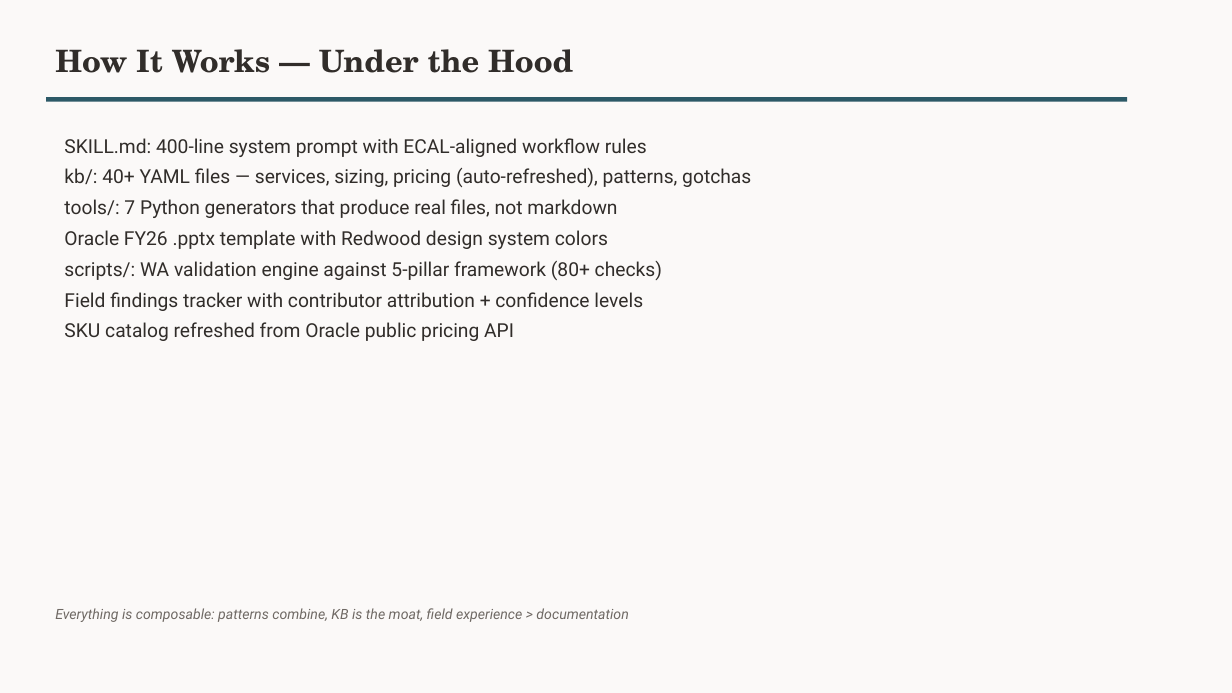
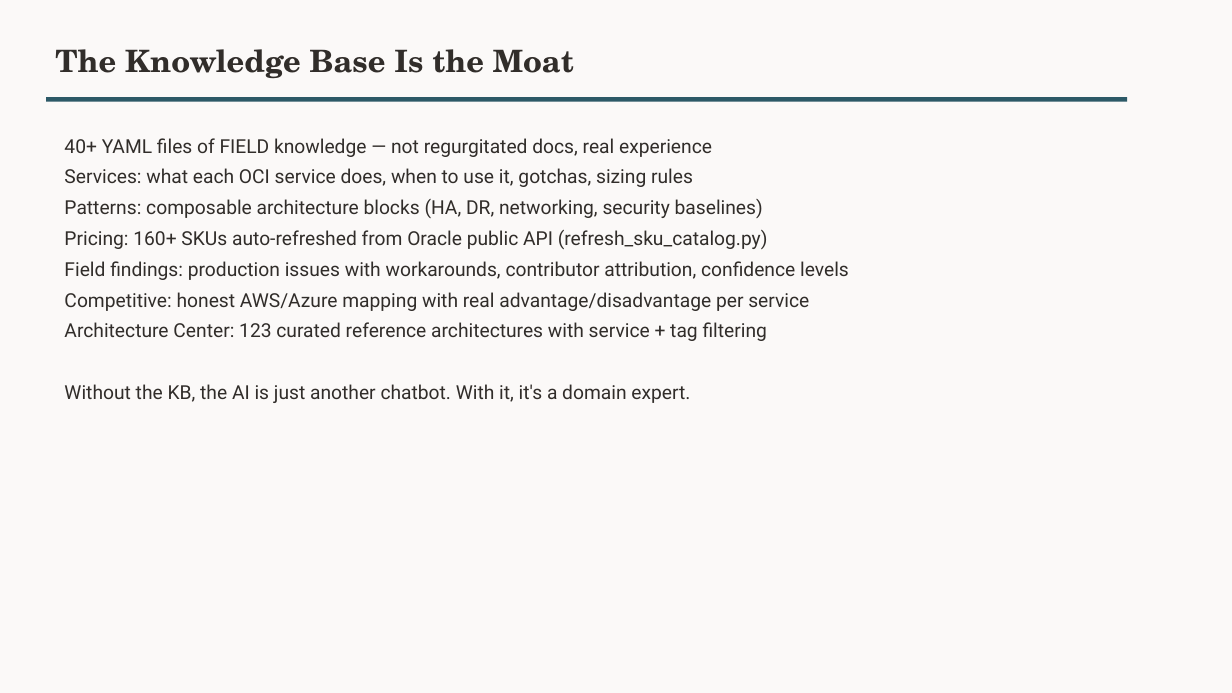
Before and after one commit to Diegoecab/oci-deal-accelerator, a slide deck: slide 8 of examples/output-demo-pharma-mx/demo-presentation.pptx. Drawn at 1232x693 pixels with LibreOffice and Linux fonts; fonts in the diff are those of the drawing; background and template pictures are left out. Boxes give left, top, right and bottom in pixels: in the first picture for what was removed or moved away, otherwise in the second. Text is boxed around its words. In the diff, an @@ line names an element or a change of style, - is before the commit and + after.

```diff
--- a/examples/output-demo-pharma-mx/demo-presentation.pptx
+++ b/examples/output-demo-pharma-mx/demo-presentation.pptx
@@ text at bbox=[55, 49, 574, 79]: text changed @@
-How It Works — Under the Hood
+The Knowledge Base Is the Moat
@@ text at bbox=[64, 138, 849, 403]: text changed @@
-SKILL.md: 400-line system prompt with ECAL-aligned workflow rules
-kb/: 40+ YAML files — services, sizing, pricing (auto-refreshed), patterns, gotchas
-tools/: 7 Python generators that produce real files, not markdown
-Oracle FY26 .pptx template with Redwood design system colors
-scripts/: WA validation engine against 5-pillar framework (80+ checks)
-Field findings tracker with contributor attribution + confidence levels
-SKU catalog refreshed from Oracle public pricing API
+40+ YAML files of FIELD knowledge — not regurgitated docs, real experience
+Services: what each OCI service does, when to use it, gotchas, sizing rules
+Patterns: composable architecture blocks (HA, DR, networking, security baselines)
+Pricing: 160+ SKUs auto-refreshed from Oracle public API (refresh_sku_catalog.py)
+Field findings: production issues with workarounds, contributor attribution, confidence levels
+Competitive: honest AWS/Azure mapping with real advantage/disadvantage per service
+Architecture Center: 123 curated reference architectures with service + tag filtering
+Without the KB, the AI is just another chatbot. With it, it's a domain expert.
@@ text removed at bbox=[55, 608, 628, 622] @@
-Everything is composable: patterns combine, KB is the moat, field experience > documentation
```
Also in this commit, not shown: 1 other slide changed, 1 slide added, 1 other file.
